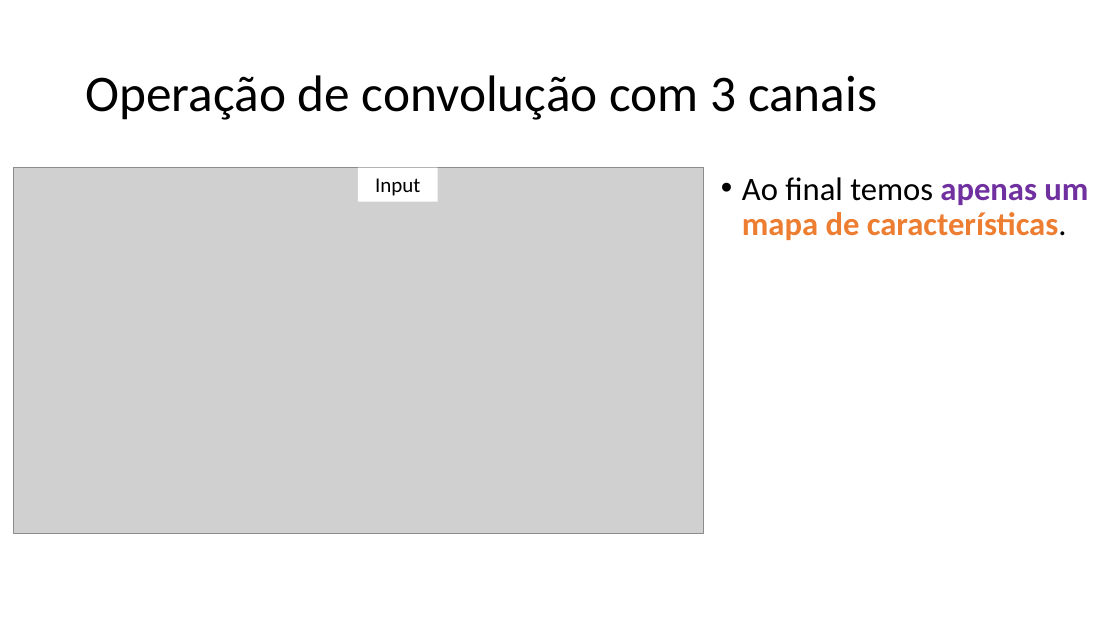
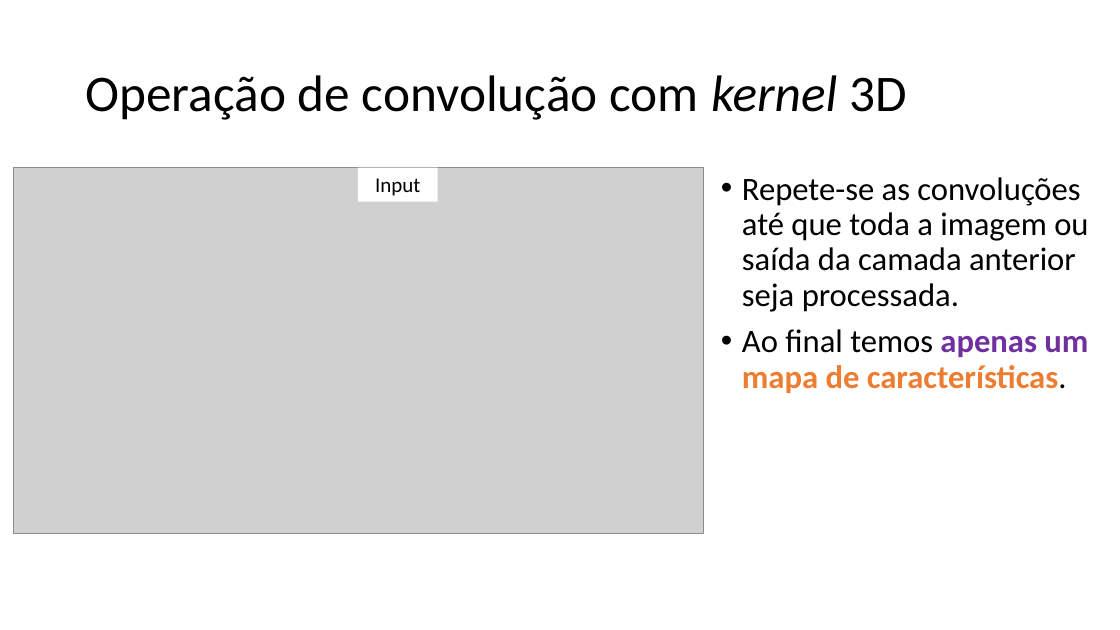
Before and after one commit to zz4fap/c24_inteligencia_artificial, a slide deck: slide 46 of slides/C24_CNN.pptx. Drawn at 1120x630 pixels with LibreOffice and Linux fonts; fonts in the diff are those of the drawing; grey boxes stand for pictures. Boxes give left, top, right and bottom in pixels: in the first picture for what was removed or moved away, otherwise in the second. Text is boxed around its words. In the diff, an @@ line names an element or a change of style, - is before the commit and + after.

```diff
--- a/slides/C24_CNN.pptx
+++ b/slides/C24_CNN.pptx
@@ title at <box>85,75,907,120</box>: text changed @@
-Operação de convolução com 3 canais
+Operação de convolução com kernel 3D
@@ text at <box>742,177,1088,312</box>: paragraph added @@
+• Repete-se as convoluções até que toda a imagem ou saída da camada anterior seja processada.
```
Also in this commit, not shown: 15 other slides changed.
